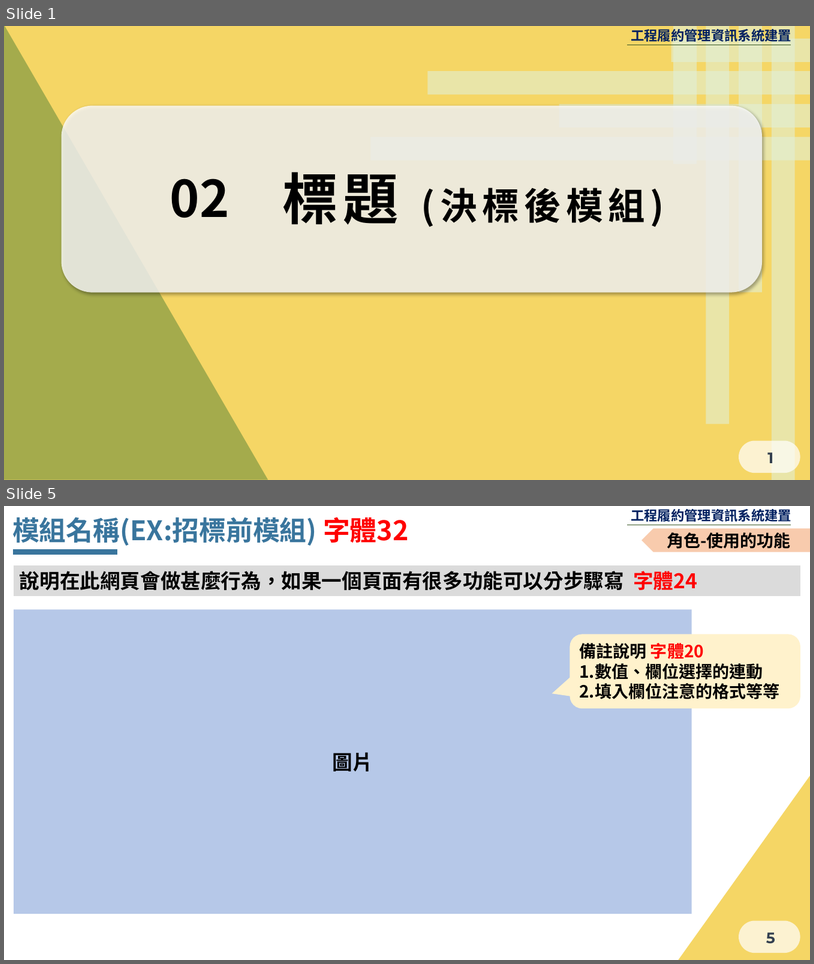
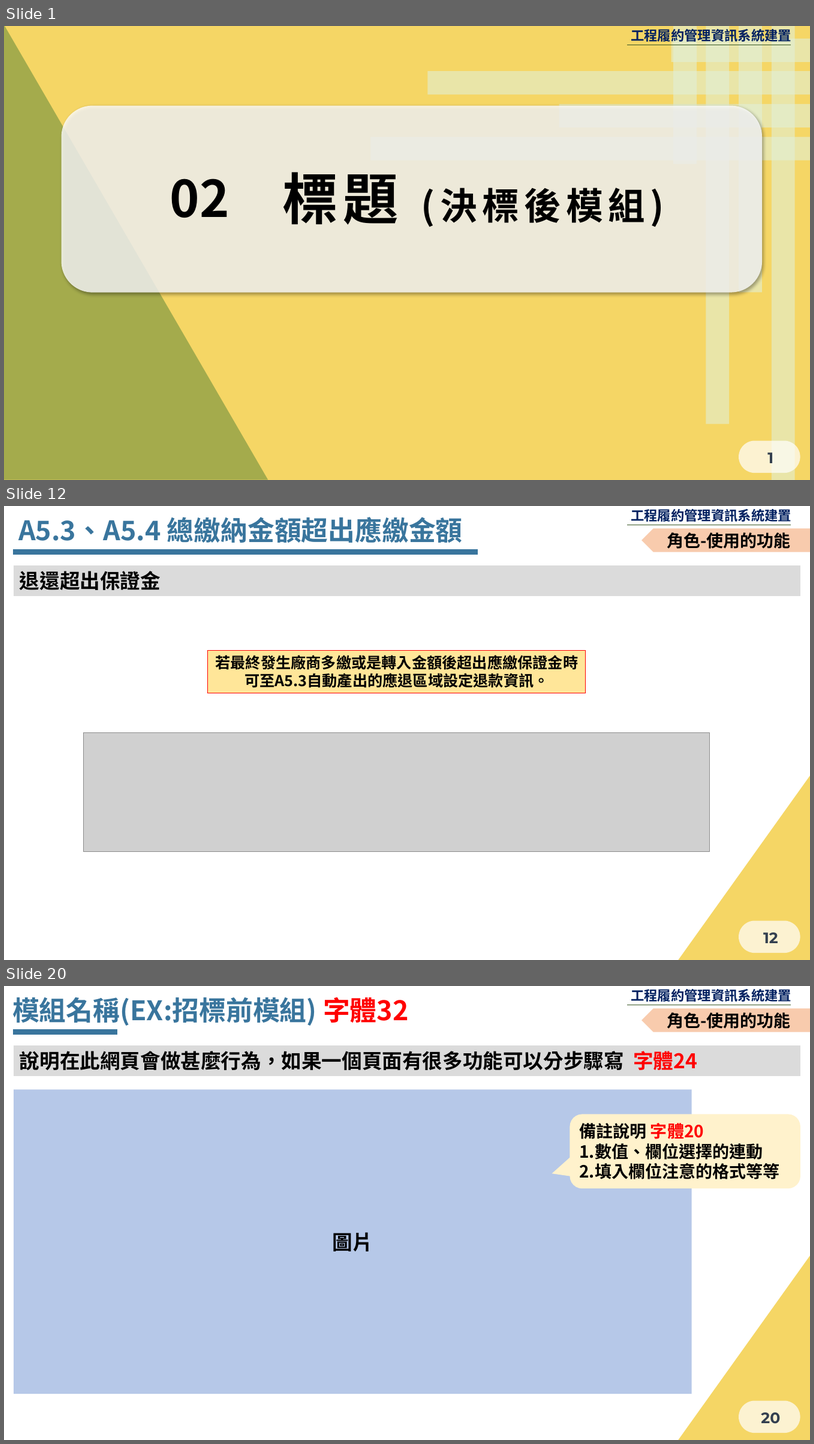
Before and after one commit to Menigo/SunriseDocument, a slide deck: 決標後.pptx. Shown one above the other, each under a label of ours: slides 1 and 5 before the commit, slides 1, 12 and 20 after it; the slides between them are not shown. The pictures are 814x964 and 814x1444 pixels, drawn with LibreOffice and Linux fonts; fonts in the diff are those of the drawing; grey boxes stand for pictures; background and template pictures are left out. Boxes give left, top, right and bottom in pixels: in the first picture for what was removed or moved away, otherwise in the second. Text is boxed around its words. In the diff, an @@ line names an element or a change of style, - is before the commit and + after.

```diff
--- a/決標後.pptx
+++ b/決標後.pptx
@@ slide 12 added at [4,506,810,960], background #F5D665; not listed: 8 template elements that a slide beside it also shows @@
@@ text added at [18,517,463,543], 32 pt, text #39759D, bold @@
+A5.3、A5.4 總繳納金額超出應繳金額
@@ pentagon arrow added at [642,528,810,552], fill #F8CBAD, 20 pt, text #000000, bold @@
+角色-使用的功能
@@ line added from (13, 552) to (477, 552), #39759D 6 pt @@
@@ rectangle added at [14,565,801,595], fill #DBDBDB, 24 pt, text #000000, bold @@
+退還超出保證金
@@ rectangle added at [208,651,586,694], fill #FFE699, outline #FF0000 0.75 pt, 18 pt, text #000000, bold @@
+若最終發生廠商多繳或是轉入金額後超出應繳保證金時
+可至A5.3自動產出的應退區域設定退款資訊。
@@ picture added at [84,733,711,852] @@
@@ what was slide 5 is now slide 20 @@
@@ page number at [761,1412,780,1423]: text changed @@
-5
+20
```
Also in this commit, not shown: 3 slides changed, 14 other slides added.
